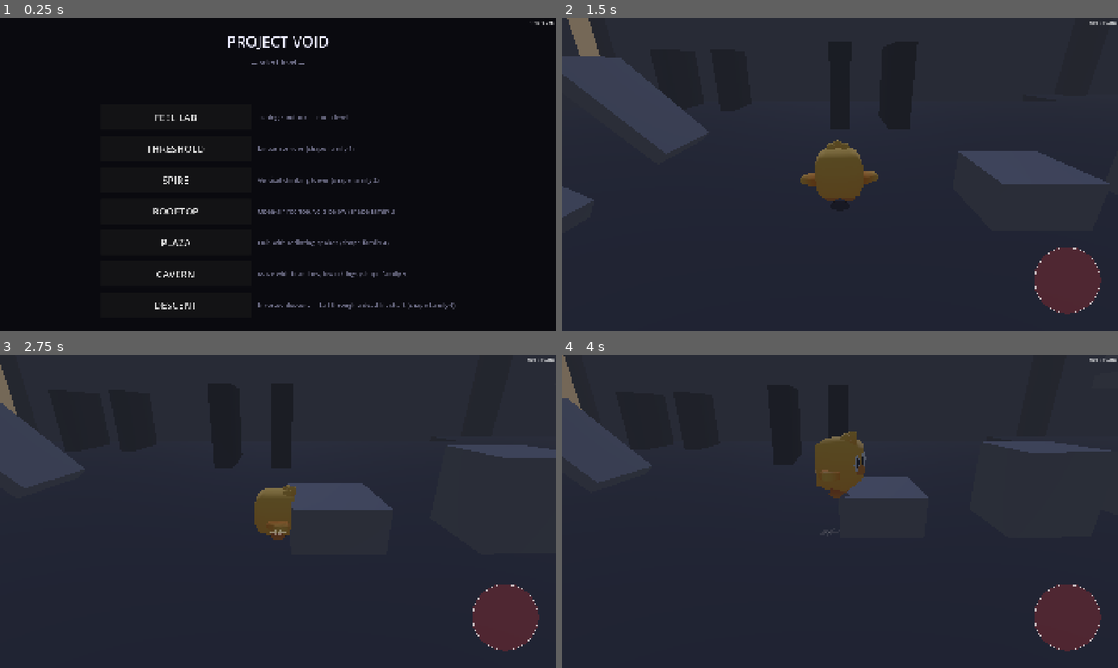
Above: before the commit, frames 1-4 (two rows, left to right).
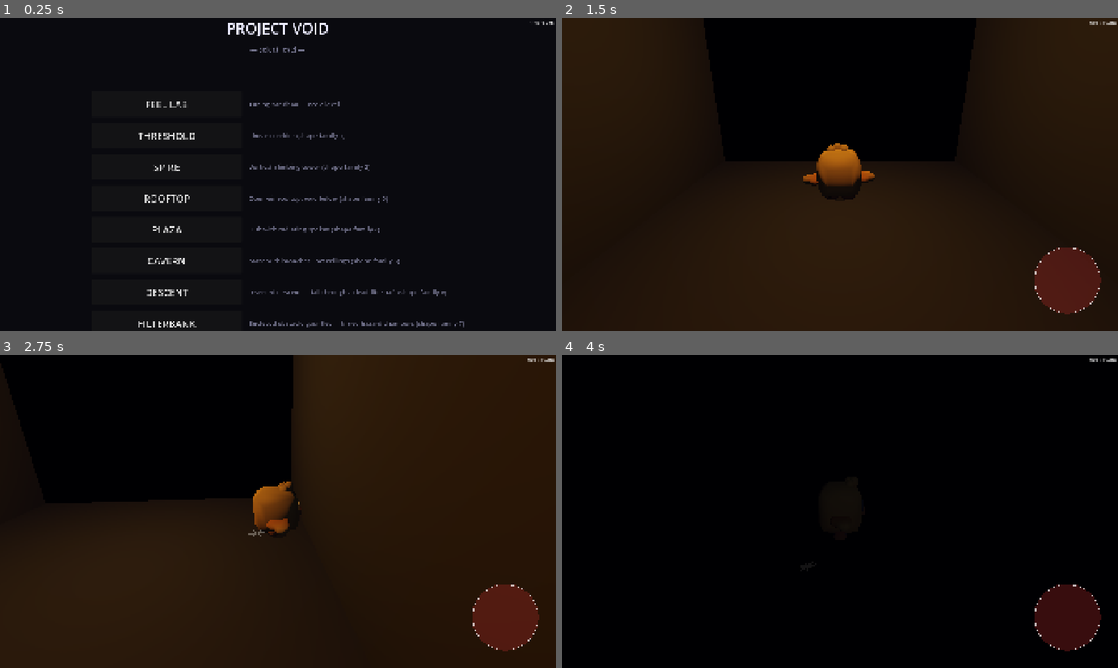
Above: after the commit, the same moments.

Repository: Adam-Vozzo/mobile-game-6
Game: Godot game, scene res://scenes/ui/level_select.tscn
Two runs of this game, one before a commit and one after it. Both use one fixed random seed, a clock stepped at 60 frames per second and the inputs below.
Inputs (mouse positions are in pixels of both pictures, inside the frame that each line leads up to):
- Up to frame 1 (0.25 s): no input
- Up to frame 2 (1.5 s): click (728, 324) at 0.5 s, where only the run after the commit has a clickable "FILTERBANK"; click (739, 118) at 1.25 s, where only the run before the commit has a clickable "FEEL LAB"
- Up to frame 3 (2.75 s): tap Enter at 2 s; move the mouse to (400, 495) at 2.02 s; hold Right (move_right) from 2.03 s (still down); hold Space (jump) from 2.03 s (still down); click (400, 495) at 2.17 s
- Up to frame 4 (4 s): release Right (move_right) at 2.75 s; release Space (jump) at 2.75 s; drag from (728, 527) to (812, 574) at 2.77 s; move the mouse to (895, 442) at 3.52 s; hold Right (move_right) from 3.53 s (still down); hold Q from 3.53 s (still down); tap Space (jump) at 3.8 s

The runs differ from the first frame. In frame 1, 4.7% of the frame differs, in the area x 24-84%, y 1-99%; in frame 2, 100%; in frame 3, 100%; in frame 4, 100%, in the area x 0-100%, y 0-100%.

Commit message:
feat: Filterbank — enclosed obstacle gauntlet (shape-family 7, iter 102)
scenes/levels/gauntlet.tscn + scripts/levels/gauntlet.gd: "The Filterbank"
— a sequence of sealed industrial chambers, each with one surviving hazard.
Shape family is distinct from all six existing prototypes: no branching,
no open voids, no exploration — the mechanical obstacles ARE the spatial
grammar.

Hazard sequence (introduce → combine):
  Beat 1 — Press1 (timed Y-crush, 1.5 s dormant, 3.5 m stroke)
  Beat 2 — PatrolSentry B2 (X-patrol ±3 m, 2.0 m/s, timing dodge)
  Beat 3 — Moving Platform over 8 m void (ride + jump, 4 s period)
  Beat 4 — Press2 (1.2 s dormant, harder) + Sentry B4 (2.5 m/s) combined

Two data shards: Shelf1 east of Press1 exit (jump up after timing press);
Shelf2 east in Sentry Corridor (collect while sentry is at west end).
Checkpoint at z=34 (after sentry, before void gap).
KillZone on each press is 10 m wide — full room width — so player cannot
dodge around the press during stroke. KillFloor under moving platform gap.

Lighting arc: amber entry → red-amber press chambers → cold blue sentry
corridor → warm amber void gap → biolume cyan exit (win beacon).
Fog density 0.080 (tunnel feel, hazards emerge from haze).

Level selector + dev menu Load Level updated with "FILTERBANK" entry.
On-device pending: press timing windows, sentry speed, platform timing.

https://claude.ai/code/session_0121gBx4ttN3Z2HhK41Cujqq

Diff:
--- /dev/null
+++ b/scenes/levels/gauntlet.tscn
@@ -0,0 +1,357 @@
+[gd_scene load_steps=38 format=3]
+
+[ext_resource type="Script" path="res://scripts/levels/gauntlet.gd" id="1_gaunt"]
+[ext_resource type="Script" path="res://scripts/levels/checkpoint.gd" id="2_cp"]
+[ext_resource type="Script" path="res://scripts/levels/win_state.gd" id="3_win"]
+[ext_resource type="PackedScene" path="res://scenes/player/player.tscn" id="4_player"]
+[ext_resource type="PackedScene" path="res://scenes/player/camera_rig.tscn" id="5_camrig"]
+[ext_resource type="PackedScene" path="res://scenes/ui/touch_overlay.tscn" id="6_touch"]
+[ext_resource type="Material" path="res://resources/materials/mat_concrete.tres" id="7_matC"]
+[ext_resource type="Material" path="res://resources/materials/mat_concrete_dark.tres" id="8_matCd"]
+[ext_resource type="Script" path="res://scripts/levels/ghost_trail_renderer.gd" id="9_ghost"]
+[ext_resource type="Script" path="res://tools/debug/player_debug_draw.gd" id="10_dbg"]
+[ext_resource type="PackedScene" path="res://scenes/levels/data_shard.tscn" id="11_shard"]
+[ext_resource type="Script" path="res://scripts/levels/industrial_press.gd" id="12_press"]
+[ext_resource type="Script" path="res://scripts/levels/moving_platform.gd" id="13_movp"]
+[ext_resource type="Script" path="res://scripts/levels/hazard_body.gd" id="14_hazard"]
+
+[sub_resource type="Environment" id="E_env"]
+background_mode = 1
+background_color = Color(0.02, 0.02, 0.03, 1)
+ambient_light_source = 2
+ambient_light_color = Color(0.09, 0.10, 0.14, 1)
+ambient_light_energy = 0.16
+tonemap_mode = 2
+fog_enabled = true
+fog_light_color = Color(0.02, 0.02, 0.04, 1)
+fog_light_energy = 1.0
+fog_density = 0.080
+fog_aerial_perspective = 0.4
+fog_sky_affect = 0.0
+
+[sub_resource type="BoxMesh" id="M_f10"]
+material = ExtResource("8_matCd")
+size = Vector3(8, 0.5, 10)
+
+[sub_resource type="BoxShape3D" id="S_f10"]
+size = Vector3(8, 0.5, 10)
+
+[sub_resource type="BoxMesh" id="M_f12"]
+material = ExtResource("8_matCd")
+size = Vector3(8, 0.5, 12)
+
+[sub_resource type="BoxShape3D" id="S_f12"]
+size = Vector3(8, 0.5, 12)
+
+[sub_resource type="BoxMesh" id="M_f4"]
+material = ExtResource("8_matCd")
+size = Vector3(8, 0.5, 4)
+
+[sub_resource type="BoxShape3D" id="S_f4"]
+size = Vector3(8, 0.5, 4)
+
+[sub_resource type="BoxMesh" id="M_f16"]
+material = ExtResource("8_matCd")
+size = Vector3(8, 0.5, 18)
+
+[sub_resource type="BoxShape3D" id="S_f16"]
+size = Vector3(8, 0.5, 18)
+
+[sub_resource type="BoxMesh" id="M_f8"]
+material = ExtResource("7_matC")
+size = Vector3(8, 0.5, 8)
+
+[sub_resource type="BoxShape3D" id="S_f8"]
+size = Vector3(8, 0.5, 8)
+
+[sub_resource type="BoxMesh" id="M_shelf"]
+material = ExtResource("7_matC")
+size = Vector3(2, 0.5, 2)
+
+[sub_resource type="BoxShape3D" id="S_shelf"]
+size = Vector3(2, 0.5, 2)
+
+[sub_resource type="BoxMesh" id="M_movplat"]
+material = ExtResource("7_matC")
+size = Vector3(3, 0.5, 3)
+
+[sub_resource type="BoxShape3D" id="S_movplat"]
+size = Vector3(3, 0.5, 3)
+
+[sub_resource type="BoxMesh" id="M_pbody"]
+material = ExtResource("8_matCd")
+size = Vector3(8, 2, 6)
+
+[sub_resource type="BoxShape3D" id="S_pbody"]
+size = Vector3(8, 2, 6)
+
+[sub_resource type="BoxMesh" id="M_pstrip"]
+material = ExtResource("8_matCd")
+size = Vector3(8, 0.2, 6)
+
+[sub_resource type="BoxShape3D" id="S_pkill"]
+size = Vector3(10, 3, 6)
+
+[sub_resource type="BoxMesh" id="M_ceil"]
+material = ExtResource("8_matCd")
+size = Vector3(8, 0.5, 76)
+
+[sub_resource type="BoxMesh" id="M_wall"]
+material = ExtResource("8_matCd")
+size = Vector3(0.5, 7, 76)
+
+[sub_resource type="BoxShape3D" id="S_cp"]
+size = Vector3(7, 4, 8)
+
+[sub_resource type="BoxShape3D" id="S_win"]
+size = Vector3(7, 4, 7)
+
+[sub_resource type="BoxShape3D" id="S_kfloor"]
+size = Vector3(10, 4, 10)
+
+[node name="Gauntlet" type="Node3D"]
+script = ExtResource("1_gaunt")
+
+[node name="WorldEnv" type="WorldEnvironment" parent="."]
+environment = SubResource("E_env")
+
+[node name="KeyLight" type="DirectionalLight3D" parent="."]
+transform = Transform3D(1, 0, 0, 0, 0.940, 0.342, 0, -0.342, 0.940, 0, 20, 0)
+light_color = Color(0.35, 0.38, 0.55, 1)
+light_energy = 0.06
+shadow_enabled = false
+
+[node name="Lights" type="Node3D" parent="."]
+
+[node name="EntryLight" type="OmniLight3D" parent="Lights"]
+transform = Transform3D(1, 0, 0, 0, 1, 0, 0, 0, 1, 0, 4, 4)
+light_color = Color(0.85, 0.60, 0.25, 1)
+light_energy = 2.0
+omni_range = 12.0
+
+[node name="PressLight" type="OmniLight3D" parent="Lights"]
+transform = Transform3D(1, 0, 0, 0, 1, 0, 0, 0, 1, 0, 6, 16)
+light_color = Color(0.90, 0.38, 0.10, 1)
+light_energy = 2.5
+omni_range = 14.0
+
+[node name="SentryLight" type="OmniLight3D" parent="Lights"]
+transform = Transform3D(1, 0, 0, 0, 1, 0, 0, 0, 1, -2, 4, 28)
+light_color = Color(0.30, 0.45, 0.90, 1)
+light_energy = 2.0
+omni_range = 12.0
+
+[node name="MovingLight" type="OmniLight3D" parent="Lights"]
+transform = Transform3D(1, 0, 0, 0, 1, 0, 0, 0, 1, 0, 4, 43)
+light_color = Color(0.80, 0.55, 0.20, 1)
+light_energy = 2.0
+omni_range = 10.0
+
+[node name="CombinedLight" type="OmniLight3D" parent="Lights"]
+transform = Transform3D(1, 0, 0, 0, 1, 0, 0, 0, 1, 0, 6, 56)
+light_color = Color(0.88, 0.42, 0.12, 1)
+light_energy = 2.5
+omni_range = 14.0
+
+[node name="ExitLight" type="OmniLight3D" parent="Lights"]
+transform = Transform3D(1, 0, 0, 0, 1, 0, 0, 0, 1, 0, 4, 72)
+light_color = Color(0.25, 0.82, 0.70, 1)
+light_energy = 3.5
+omni_range = 12.0
+
+[node name="PlayerSpawn" type="Marker3D" parent="."]
+transform = Transform3D(1, 0, 0, 0, 1, 0, 0, 0, 1, 0, 1, 3)
+
+[node name="Player" parent="." instance=ExtResource("4_player")]
+transform = Transform3D(1, 0, 0, 0, 1, 0, 0, 0, 1, 0, 1, 3)
+
+[node name="CameraRig" parent="." instance=ExtResource("5_camrig")]
+target_path = NodePath("../Player")
+
+[node name="TouchOverlay" parent="." instance=ExtResource("6_touch")]
+
+[node name="PlayerDebugDraw" type="MeshInstance3D" parent="."]
+script = ExtResource("10_dbg")
+
+[node name="GhostTrailRenderer" type="Node3D" parent="."]
+script = ExtResource("9_ghost")
+
+[node name="Floors" type="Node3D" parent="."]
+
+[node name="FloorEntry" type="StaticBody3D" parent="Floors"]
+transform = Transform3D(1, 0, 0, 0, 1, 0, 0, 0, 1, 0, -0.25, 5)
+[node name="Mesh" type="MeshInstance3D" parent="Floors/FloorEntry"]
+mesh = SubResource("M_f10")
+[node name="Collider" type="CollisionShape3D" parent="Floors/FloorEntry"]
+shape = SubResource("S_f10")
+
+[node name="FloorPress" type="StaticBody3D" parent="Floors"]
+transform = Transform3D(1, 0, 0, 0, 1, 0, 0, 0, 1, 0, -0.25, 16)
+[node name="Mesh" type="MeshInstance3D" parent="Floors/FloorPress"]
+mesh = SubResource("M_f12")
+[node name="Collider" type="CollisionShape3D" parent="Floors/FloorPress"]
+shape = SubResource("S_f12")
+
+[node name="ShardShelf1" type="StaticBody3D" parent="Floors"]
+transform = Transform3D(1, 0, 0, 0, 1, 0, 0, 0, 1, 2.5, 1.75, 21)
+[node name="Mesh" type="MeshInstance3D" parent="Floors/ShardShelf1"]
+mesh = SubResource("M_shelf")
+[node name="Collider" type="CollisionShape3D" parent="Floors/ShardShelf1"]
+shape = SubResource("S_shelf")
+
+[node name="FloorSentry" type="StaticBody3D" parent="Floors"]
+transform = Transform3D(1, 0, 0, 0, 1, 0, 0, 0, 1, 0, -0.25, 28)
+[node name="Mesh" type="MeshInstance3D" parent="Floors/FloorSentry"]
+mesh = SubResource("M_f12")
+[node name="Collider" type="CollisionShape3D" parent="Floors/FloorSentry"]
+shape = SubResource("S_f12")
+
+[node name="ShardShelf2" type="StaticBody3D" parent="Floors"]
+transform = Transform3D(1, 0, 0, 0, 1, 0, 0, 0, 1, 2.5, 1.75, 28)
+[node name="Mesh" type="MeshInstance3D" parent="Floors/ShardShelf2"]
+mesh = SubResource("M_shelf")
+[node name="Collider" type="CollisionShape3D" parent="Floors/ShardShelf2"]
+shape = SubResource("S_shelf")
+
+[node name="FloorMovA" type="StaticBody3D" parent="Floors"]
+transform = Transform3D(1, 0, 0, 0, 1, 0, 0, 0, 1, 0, -0.25, 36)
+[node name="Mesh" type="MeshInstance3D" parent="Floors/FloorMovA"]
+mesh = SubResource("M_f4")
+[node name="Collider" type="CollisionShape3D" parent="Floors/FloorMovA"]
+shape = SubResource("S_f4")
+
+[node name="FloorMovB" type="StaticBody3D" parent="Floors"]
+transform = Transform3D(1, 0, 0, 0, 1, 0, 0, 0, 1, 0, -0.25, 48)
+[node name="Mesh" type="MeshInstance3D" parent="Floors/FloorMovB"]
+mesh = SubResource("M_f4")
+[node name="Collider" type="CollisionShape3D" parent="Floors/FloorMovB"]
+shape = SubResource("S_f4")
+
+[node name="FloorCombined" type="StaticBody3D" parent="Floors"]
+transform = Transform3D(1, 0, 0, 0, 1, 0, 0, 0, 1, 0, -0.25, 59)
+[node name="Mesh" type="MeshInstance3D" parent="Floors/FloorCombined"]
+mesh = SubResource("M_f16")
+[node name="Collider" type="CollisionShape3D" parent="Floors/FloorCombined"]
+shape = SubResource("S_f16")
+
+[node name="FloorExit" type="StaticBody3D" parent="Floors"]
+transform = Transform3D(1, 0, 0, 0, 1, 0, 0, 0, 1, 0, -0.25, 72)
+[node name="Mesh" type="MeshInstance3D" parent="Floors/FloorExit"]
+mesh = SubResource("M_f8")
+[node name="Collider" type="CollisionShape3D" parent="Floors/FloorExit"]
+shape = SubResource("S_f8")
+
+[node name="Enclosure" type="Node3D" parent="."]
+
+[node name="Ceiling" type="MeshInstance3D" parent="Enclosure"]
+transform = Transform3D(1, 0, 0, 0, 1, 0, 0, 0, 1, 0, 7.25, 38)
+mesh = SubResource("M_ceil")
+
+[node name="WallW" type="MeshInstance3D" parent="Enclosure"]
+transform = Transform3D(1, 0, 0, 0, 1, 0, 0, 0, 1, -4.25, 3.5, 38)
+mesh = SubResource("M_wall")
+
+[node name="WallE" type="MeshInstance3D" parent="Enclosure"]
+transform = Transform3D(1, 0, 0, 0, 1, 0, 0, 0, 1, 4.25, 3.5, 38)
+mesh = SubResource("M_wall")
+
+[node name="Hazards" type="Node3D" parent="."]
+
+[node name="Press1" type="AnimatableBody3D" parent="Hazards"]
+transform = Transform3D(1, 0, 0, 0, 1, 0, 0, 0, 1, 0, 5.0, 16)
+script = ExtResource("12_press")
+stroke_depth = 3.5
+dormant_time = 1.5
+windup_time = 0.80
+stroke_time = 0.18
+rebound_time = 0.50
+[node name="Mesh" type="MeshInstance3D" parent="Hazards/Press1"]
+mesh = SubResource("M_pbody")
+[node name="Collider" type="CollisionShape3D" parent="Hazards/Press1"]
+shape = SubResource("S_pbody")
+[node name="EmissiveStrip" type="MeshInstance3D" parent="Hazards/Press1"]
+transform = Transform3D(1, 0, 0, 0, 1, 0, 0, 0, 1, 0, -1.05, 0)
+mesh = SubResource("M_pstrip")
+[node name="KillZone" type="Area3D" parent="Hazards/Press1"]
+transform = Transform3D(1, 0, 0, 0, 1, 0, 0, 0, 1, 0, -1.5, 0)
+script = ExtResource("14_hazard")
+collision_layer = 0
+collision_mask = 2
+monitoring = true
+monitorable = false
+[node name="KillShape" type="CollisionShape3D" parent="Hazards/Press1/KillZone"]
+shape = SubResource("S_pkill")
+
+[node name="Press2" type="AnimatableBody3D" parent="Hazards"]
+transform = Transform3D(1, 0, 0, 0, 1, 0, 0, 0, 1, 0, 5.0, 56)
+script = ExtResource("12_press")
+stroke_depth = 3.5
+dormant_time = 1.2
+windup_time = 0.70
+stroke_time = 0.18
+rebound_time = 0.50
+[node name="Mesh" type="MeshInstance3D" parent="Hazards/Press2"]
+mesh = SubResource("M_pbody")
+[node name="Collider" type="CollisionShape3D" parent="Hazards/Press2"]
+shape = SubResource("S_pbody")
+[node name="EmissiveStrip" type="MeshInstance3D" parent="Hazards/Press2"]
+transform = Transform3D(1, 0, 0, 0, 1, 0, 0, 0, 1, 0, -1.05, 0)
+mesh = SubResource("M_pstrip")
+[node name="KillZone" type="Area3D" parent="Hazards/Press2"]
+transform = Transform3D(1, 0, 0, 0, 1, 0, 0, 0, 1, 0, -1.5, 0)
+script = ExtResource("14_hazard")
+collision_layer = 0
+collision_mask = 2
+monitoring = true
+monitorable = false
+[node name="KillShape" type="CollisionShape3D" parent="Hazards/Press2/KillZone"]
+shape = SubResource("S_pkill")
+
+[node name="MovPlatform" type="AnimatableBody3D" parent="Hazards"]
+transform = Transform3D(1, 0, 0, 0, 1, 0, 0, 0, 1, 0, -0.25, 40)
+script = ExtResource("13_movp")
+travel = Vector3(0, 0, 4)
+period_seconds = 4.0
+[node name="Mesh" type="MeshInstance3D" parent="Hazards/MovPlatform"]
+mesh = SubResource("M_movplat")
+[node name="Collider" type="CollisionShape3D" parent="Hazards/MovPlatform"]
+shape = SubResource("S_movplat")
+
+[node name="KillFloor" type="Area3D" parent="Hazards"]
+transform = Transform3D(1, 0, 0, 0, 1, 0, 0, 0, 1, 0, -3, 43)
+script = ExtResource("14_hazard")
+collision_layer = 0
+collision_mask = 2
+monitoring = true
+monitorable = false
+[node name="KillShape" type="CollisionShape3D" parent="Hazards/KillFloor"]
+shape = SubResource("S_kfloor")
+
+[node name="Shards" type="Node3D" parent="."]
+
+[node name="Shard1" parent="Shards" instance=ExtResource("11_shard")]
+transform = Transform3D(1, 0, 0, 0, 1, 0, 0, 0, 1, 2.5, 2.75, 21)
+
+[node name="Shard2" parent="Shards" instance=ExtResource("11_shard")]
+transform = Transform3D(1, 0, 0, 0, 1, 0, 0, 0, 1, 2.5, 2.75, 28)
+
+[node name="CheckPoint" type="Area3D" parent="."]
+transform = Transform3D(1, 0, 0, 0, 1, 0, 0, 0, 1, 0, 2, 34)
+script = ExtResource("2_cp")
+checkpoint_id = &"post_sentry"
+collision_layer = 0
+collision_mask = 2
+monitoring = true
+monitorable = false
+[node name="Shape" type="CollisionShape3D" parent="CheckPoint"]
+shape = SubResource("S_cp")
+
+[node name="WinState" type="Area3D" parent="."]
+transform = Transform3D(1, 0, 0, 0, 1, 0, 0, 0, 1, 0, 2, 72)
+script = ExtResource("3_win")
+collision_layer = 0
+collision_mask = 2
+monitoring = true
+monitorable = false
+[node name="Shape" type="CollisionShape3D" parent="WinState"]
+shape = SubResource("S_win")
--- /dev/null
+++ b/scripts/levels/gauntlet.gd
@@ -0,0 +1,92 @@
+extends Node3D
+## Gauntlet — Gate 1 level candidate, shape-family: enclosed obstacle gauntlet.
+##
+## Parti: "The Filterbank" — a sequence of decommissioned industrial processing
+## chambers connected by low-ceilinged service passages. Each chamber houses a
+## surviving mechanical hazard that must be timed or dodged. The Stray advances
+## by reading each machine's rhythm and moving with it.
+##
+## Shape family: enclosed obstacle gauntlet. Floor plan is a single forced
+## corridor of hazard chambers — no branching, no open voids, no exploration.
+## The mechanical obstacles ARE the spatial grammar; the corridor is connective
+## tissue between them. Distinct from all existing shape families.
+##
+## Hazard sequence (each beat is a distinct mechanical type):
+##   Beat 1 — Press1: timed Y-crush (read dormant window, walk under)
+##   Beat 2 — PatrolSentry: timed X-patrol dodge (wait for gap, cross)
+##   Beat 3 — Moving Platform over void (jump on, ride, jump off)
+##   Beat 4 — Press2 + Sentry2 combined (both rhythms simultaneously)
+##
+## Routes:
+##   Critical path: time each hazard in sequence, z=0 → z=72.
+##   Shard 1: shelf east of Press1 exit (z≈21) — jump up after clearing press.
+##   Shard 2: shelf east in Sentry Corridor (z≈28) — collect while sentry is west.
+##   Checkpoint at z=34 (after sentry, before moving-platform void).
+##
+## Skill target: ~45 s skilled / ~3 min new player.
+
+@export var spawn_marker_path: NodePath = ^"PlayerSpawn"
+## Placeholder; calibrate after first on-device wall-clock run (3–5 deaths).
+@export var par_time_seconds: float = 45.0
+
+@onready var _spawn: Marker3D = get_node_or_null(spawn_marker_path) as Marker3D
+
+var _results_panel: ResultsPanel = null
+
+
+func _ready() -> void:
+	if _spawn != null:
+		for player: Node in get_tree().get_nodes_in_group(&"player"):
+			if player is Node3D:
+				(player as Node3D).global_transform = _spawn.global_transform
+	if has_node("/root/Game"):
+		Game.current_level_path = scene_file_path
+		Game.shards_total = get_tree().get_nodes_in_group(&"data_shard").size()
+		Game.level_completed.connect(_on_level_completed)
+		Game.start_run()
+	_results_panel = ResultsPanel.new()
+	add_child(_results_panel)
+	if has_node("/root/Audio"):
+		Audio.set_ambient_zone(1)
+	_spawn_sentries()
+
+
+func _on_level_completed() -> void:
+	if _results_panel != null:
+		_results_panel.show_results(
+			Game.run_time_seconds,
+			par_time_seconds,
+			Game.shards_collected,
+			Game.shards_total,
+		)
+
+
+func get_spawn_transform() -> Transform3D:
+	if _spawn != null:
+		return _spawn.global_transform
+	return Transform3D.IDENTITY
+
+
+func _spawn_sentries() -> void:
+	var ps_script := load("res://scripts/enemies/patrol_sentry.gd")
+	if ps_script == null:
+		return
+	# Beat 2: sentry sweeps the 8 m corridor width, blocking the Z-axis path.
+	# patrol_distance=6 → goes ±3 m from spawn; player must time when sentry is
+	# at far side to cross. patrol_speed=2.0 gives a comfortable window.
+	var s1: AnimatableBody3D = ps_script.new()
+	s1.name = &"SentryBeat2"
+	s1.position = Vector3(0.0, 1.2, 28.0)
+	s1.set(&"patrol_axis", Vector3(1.0, 0.0, 0.0))
+	s1.set(&"patrol_distance", 6.0)
+	s1.set(&"patrol_speed", 2.0)
+	add_child(s1)
+	# Beat 4 combined: second sentry occupies exit zone after Press2 (z≈59-65).
+	# Slightly faster than Beat 2 to increase pressure.
+	var s2: AnimatableBody3D = ps_script.new()
+	s2.name = &"SentryBeat4"
+	s2.position = Vector3(0.0, 1.2, 62.0)
+	s2.set(&"patrol_axis", Vector3(1.0, 0.0, 0.0))
+	s2.set(&"patrol_distance", 6.0)
+	s2.set(&"patrol_speed", 2.5)
+	add_child(s2)
--- a/scripts/ui/level_select.gd
+++ b/scripts/ui/level_select.gd
@@ -39,6 +39,11 @@
 		"name": "DESCENT",
 		"path": "res://scenes/levels/descent.tscn",
 		"desc": "Inverted descent — fall through a dead lift shaft (shape family 6)",
+	},
+	{
+		"name": "FILTERBANK",
+		"path": "res://scenes/levels/gauntlet.tscn",
+		"desc": "Enclosed obstacle gauntlet — timed hazard chambers (shape family 7)",
 	},
 ]
 
--- a/tools/dev_menu/dev_menu_overlay.gd
+++ b/tools/dev_menu/dev_menu_overlay.gd
@@ -288,6 +288,7 @@
 		{"label": "Plaza (hub/spokes)", "path": "res://scenes/levels/plaza.tscn"},
 		{"label": "Cavern (maze)",      "path": "res://scenes/levels/cavern.tscn"},
 		{"label": "Descent (inverted)", "path": "res://scenes/levels/descent.tscn"},
+		{"label": "Filterbank (gauntlet)", "path": "res://scenes/levels/gauntlet.tscn"},
 		{"label": "Feel Lab",           "path": "res://scenes/levels/feel_lab.tscn"},
 	]
 	for entry: Dictionary in levels:
